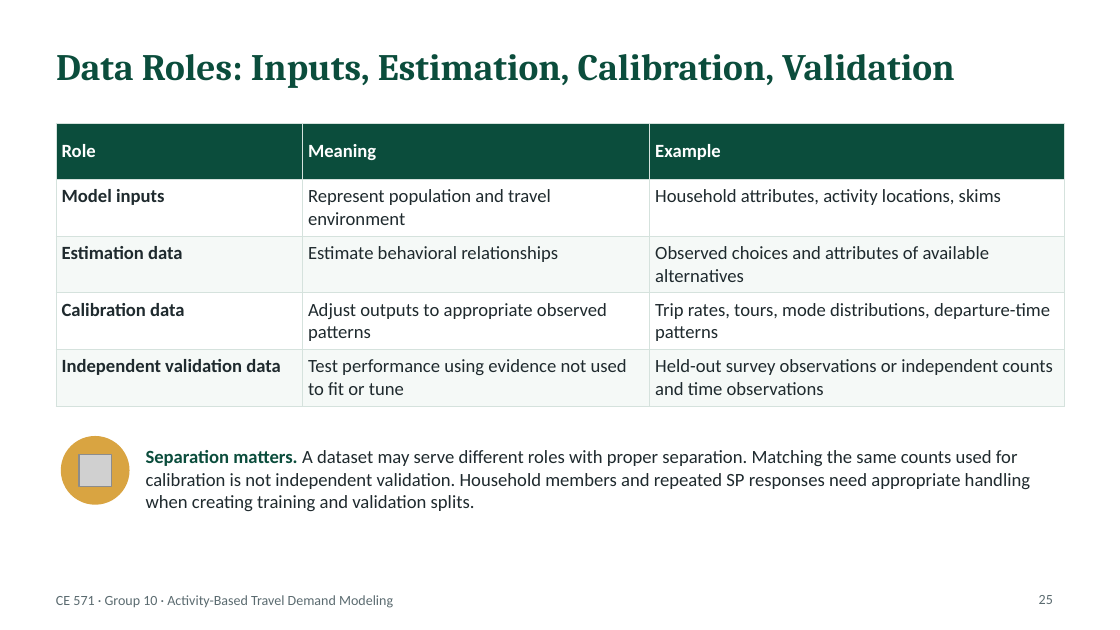
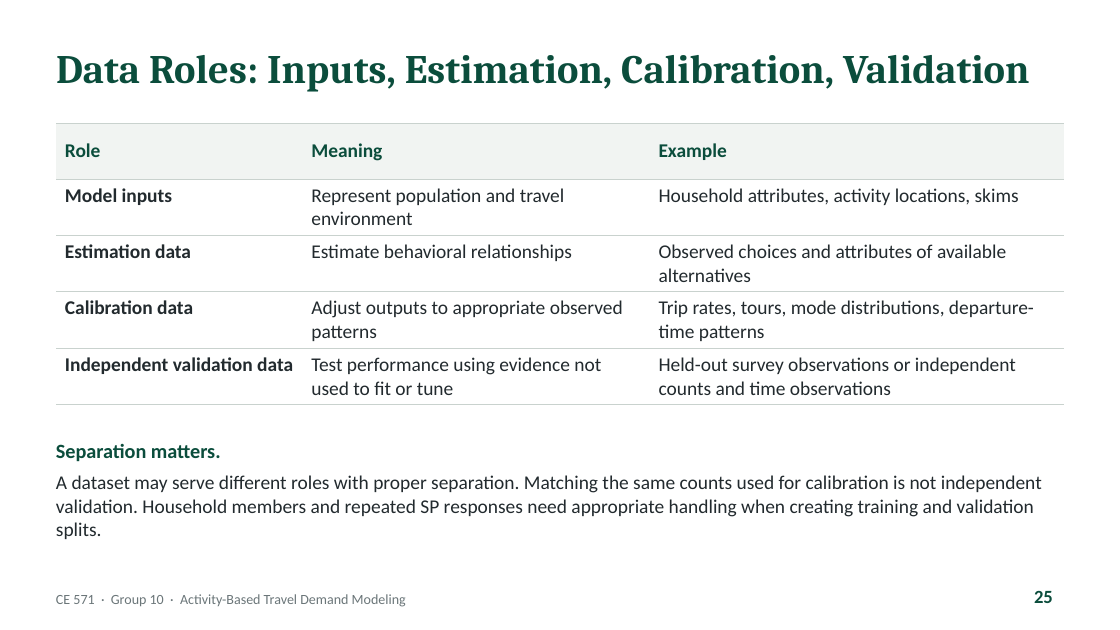
Before and after one commit to abdelmohdi/Claude, a slide deck: slide 25 of CE571_Group10_ABM_Presentation/CE571_Group10_Activity_Based_Travel_Demand_Modeling.pptx. Drawn at 1120x630 pixels with LibreOffice and Linux fonts; fonts in the diff are those of the drawing; grey boxes stand for pictures. Boxes give left, top, right and bottom in pixels: in the first picture for what was removed or moved away, otherwise in the second. Text is boxed around its words. In the diff, an @@ line names an element or a change of style, - is before the commit and + after.

```diff
--- a/CE571_Group10_ABM_Presentation/CE571_Group10_Activity_Based_Travel_Demand_Modeling.pptx
+++ b/CE571_Group10_ABM_Presentation/CE571_Group10_Activity_Based_Travel_Demand_Modeling.pptx
@@ title "Data Roles: Inputs, Estimation, Calibration, ..." at <box>56,55,1030,92</box>: size 24 to 26 pt @@
@@ table at <box>56,123,1064,399</box> @@
@@ fill #0B4D3C to #F1F4F2 in row 1 @@
@@ fill #FFFFFF to none in 6 cells @@
@@ fill #F5F9F7 to none in 6 cells @@
@@ size 12 to 12.5 pt, text colour #1F2A2E to #222A2E @@
@@ text colour #FFFFFF to #0B4D3C in "Role", "Meaning", "Example" @@
@@ borders changed @@
@@ text added at <box>56,444,221,462</box>, 13 pt, text #0B4D3C, bold @@
+Separation matters.
@@ ellipse removed at <box>62,437,129,504</box> @@
@@ text at <box>56,475,1042,539</box>: text changed; size 12 to 12.5 pt; text colour #1F2A2E to #222A2E @@
-Separation matters. A dataset may serve different roles with proper separation. Matching the same counts used for calibration is not independent validation. Household members and repeated SP responses need appropriate handling when creating training and validation splits.
+A dataset may serve different roles with proper separation. Matching the same counts used for calibration is not independent validation. Household members and repeated SP responses need appropriate handling when creating training and validation splits.
@@ text "A dataset may serve different ..." at <box>56,475,1042,539</box>: vertical alignment middle to top @@
@@ picture removed at <box>80,455,112,487</box> @@
@@ text "CE 571 · Group 10 ..." at <box>56,594,406,607</box>: text colour #5B6B70 to #6B7679 @@
@@ page number at <box>1034,591,1053,603</box>: size 9 to 12 pt, text colour #5B6B70 to #0B4D3C, bold on @@
```
Also in this commit, not shown: 52 other slides changed, 1 slide added, 1 other file.
